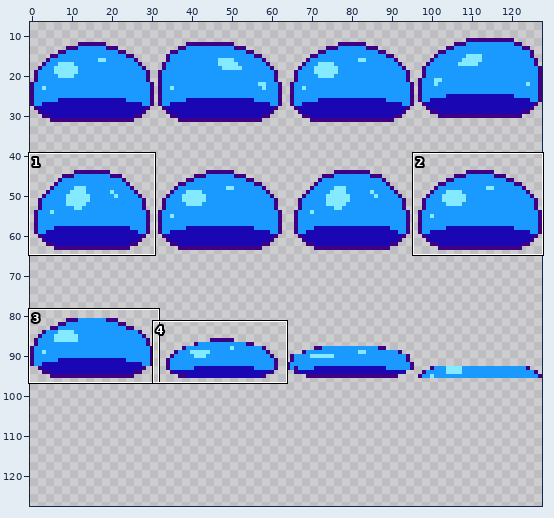
File history of a sprite sheet, Images/slime1.png. Above, an overview of the earlier version with the close-up marked.
Close-up. Before:
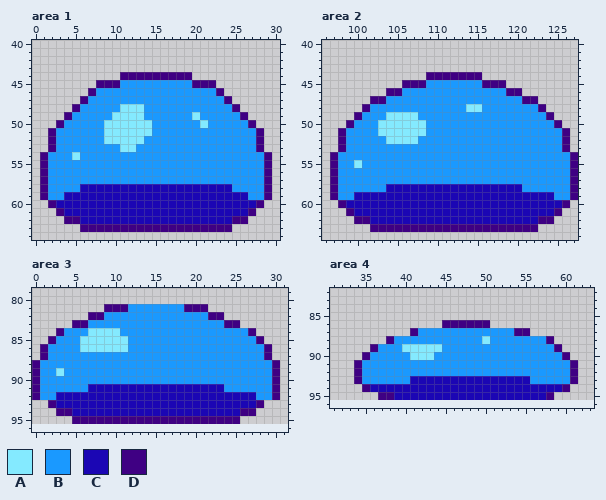
The file is 128x96 pixels. Shown: area 1: x 0..30, y 40..64; area 2: x 96..127, y 40..64; area 3: x 0..31, y 79..96; area 4: x 31..63, y 82..96. The old version is drawn lined up with the new one, on the new canvas. The wide view leaves out empty margins. The commit also changed other parts of the picture, which this record leaves out.
Palette (. is transparent): A #84eaff  B #1a99ff  C #1b06b4  D #3f0083
Pixels before, area 1, first column x 1:
44 ..........DDDDDDDDD..........
45 .......DDDBBBBBBBBBDDD.......
46 ......DBBBBBBBBBBBBBBBD......
47 .....DBBBBBBBBBBBBBBBBBD.....
48 ....DBBBBBAAABBBBBBBBBBBD....
49 ...DBBBBBAAAABBBBBBABBBBBD...
50 ..DBBBBBAAAAAABBBBBBABBBBBD..
51 .DBBBBBBAAAAAABBBBBBBBBBBBBD.
52 .DBBBBBBAAAAABBBBBBBBBBBBBBD.
53 .DBBBBBBBBAABBBBBBBBBBBBBBBD.
54 DBBBABBBBBBBBBBBBBBBBBBBBBBBD
55 DBBBBBBBBBBBBBBBBBBBBBBBBBBBD
56 DBBBBBBBBBBBBBBBBBBBBBBBBBBBD
57 DBBBBBBBBBBBBBBBBBBBBBBBBBBBD
58 DBBBBCCCCCCCCCCCCCCCCCCCBBBBD
59 DBBCCCCCCCCCCCCCCCCCCCCCCCBBD
60 .DCCCCCCCCCCCCCCCCCCCCCCCCCD.
61 ..DCCCCCCCCCCCCCCCCCCCCCCCD..
62 ...DDCCCCCCCCCCCCCCCCCCCDD...
63 .....DDDDDDDDDDDDDDDDDDD.....
Pixels before, area 2, first column x 97:
44 ............DDDDDDD............
45 .........DDDBBBBBBBDDD.........
46 .......DDBBBBBBBBBBBBBDD.......
47 .....DDBBBBBBBBBBBBBBBBBDD.....
48 ....DBBBBBBBBBBBBAABBBBBBBD....
49 ...DBBBAAAABBBBBBBBBBBBBBBBD...
50 ..DBBBAAAAAABBBBBBBBBBBBBBBBD..
51 .DBBBBAAAAAABBBBBBBBBBBBBBBBBD.
52 .DBBBBBAAAABBBBBBBBBBBBBBBBBBD.
53 .DBBBBBBBBBBBBBBBBBBBBBBBBBBBD.
54 DBBBBBBBBBBBBBBBBBBBBBBBBBBBBBD
55 DBBABBBBBBBBBBBBBBBBBBBBBBBBBBD
56 DBBBBBBBBBBBBBBBBBBBBBBBBBBBBBD
57 DBBBBBBBBBBBBBBBBBBBBBBBBBBBBBD
58 DBBBBBBCCCCCCCCCCCCCCCCCBBBBBBD
59 DBBCCCCCCCCCCCCCCCCCCCCCCCCCBBD
60 .DCCCCCCCCCCCCCCCCCCCCCCCCCCCD.
61 ..DCCCCCCCCCCCCCCCCCCCCCCCCCD..
62 ...DDCCCCCCCCCCCCCCCCCCCCCDD...
63 .....DDDDDDDDDDDDDDDDDDDDD.....
Pixels before, area 3, first column x 0:
81 .........DDDBBBBBBBDDD.........
82 .......DDBBBBBBBBBBBBBDD.......
83 .....DDBBBBBBBBBBBBBBBBBDD.....
84 ...DBBBAAAABBBBBBBBBBBBBBBBD...
85 ..DBBBAAAAAABBBBBBBBBBBBBBBBD..
86 .DBBBBAAAAAABBBBBBBBBBBBBBBBBD.
87 .DBBBBBBBBBBBBBBBBBBBBBBBBBBBD.
88 DBBBBBBBBBBBBBBBBBBBBBBBBBBBBBD
89 DBBABBBBBBBBBBBBBBBBBBBBBBBBBBD
90 DBBBBBBBBBBBBBBBBBBBBBBBBBBBBBD
91 DBBBBBBCCCCCCCCCCCCCCCCCBBBBBBD
92 DBBCCCCCCCCCCCCCCCCCCCCCCCCCBBD
93 ..DCCCCCCCCCCCCCCCCCCCCCCCCCD..
94 ...DDCCCCCCCCCCCCCCCCCCCCCDD...
95 .....DDDDDDDDDDDDDDDDDDDDD.....
Pixels before, area 4, first column x 34:
86 ...........DDDDDD...........
87 .......DBBBBBBBBBBBBDD......
88 ....DBBBBBBBBBBBABBBBBBBD...
89 ..DBBBAAAAABBBBBBBBBBBBBBD..
90 .DBBBBBAAABBBBBBBBBBBBBBBBD.
91 DBBBBBBBBBBBBBBBBBBBBBBBBBBD
92 DBBBBBBBBBBBBBBBBBBBBBBBBBBD
93 DBBBBBBCCCCCCCCCCCCCCCBBBBBD
94 .DCCCCCCCCCCCCCCCCCCCCCCCCD.
95 ...DDCCCCCCCCCCCCCCCCCCCD...
The same view after the edit:
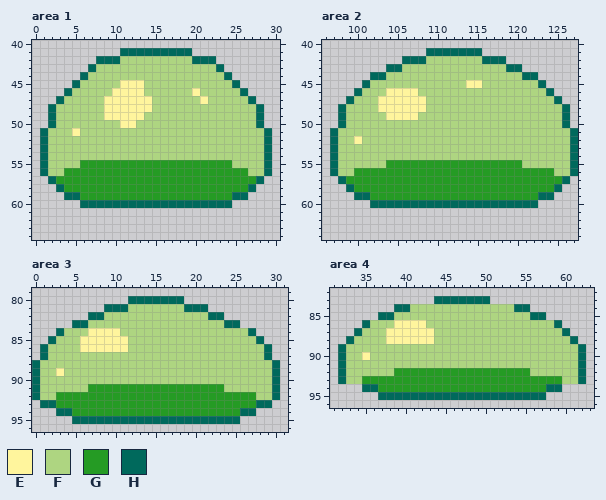
Colours new in this view: E #fff59d  F #aed581  G #259b24  H #00695c
Edits made:
canvas 128x96 -> 128x128
Changed rows in their new state; - is an unchanged pixel.
Area 1:
first column x 1:
41 ----------HHHHHHHHH----------
42 -------HHHFFFFFFFFFHHH-------
43 ------HFFFFFFFFFFFFFFFH------
44 -----HFFFFFFFFFFFFFFFFFH-----
45 ----HFFFFFEEEFFFFFFFFFFFH----
46 ---HFFFFFEEEEFFFFFFEFFFFFH---
47 --HFFFFFEEEEEEFFFFFFEFFFFFH--
48 -HFFFFFFEEEEEEFFFFFFFFFFFFFH-
49 -HFFFFFFEEEEEFFFFFFFFFFFFFFH-
50 -HFFFFFFFFEEFFFFFFFFFFFFFFFH-
51 HFFFEFFFFFFFFFFFFFFFFFFFFFFFH
52 HFFFFFFFFFFFFFFFFFFFFFFFFFFFH
53 HFFFFFFFFFFFFFFFFFFFFFFFFFFFH
54 HFFFFFFFFFFFFFFFFFFFFFFFFFFFH
55 HFFFFGGGGGGGGGGGGGGGGGGGFFFFH
56 HFFGGGGGGGGGGGGGGGGGGGGGGGFFH
57 .HGGGGGGGGGGGGGGGGGGGGGGGGGH.
58 ..HGGGGGGGGGGGGGGGGGGGGGGGH..
59 ...HHGGGGGGGGGGGGGGGGGGGHH...
60 -....HHHHHHHHHHHHHHHHHHH....-
61 --.........................--
62 ---.......................---
63 -----...................-----
Area 2:
first column x 97:
41 ------------HHHHHHH------------
42 ---------HHHFFFFFFFHHH---------
43 -------HHFFFFFFFFFFFFFHH-------
44 -----HHFFFFFFFFFFFFFFFFFHH-----
45 ----HFFFFFFFFFFFFEEFFFFFFFH----
46 ---HFFFEEEEFFFFFFFFFFFFFFFFH---
47 --HFFFEEEEEEFFFFFFFFFFFFFFFFH--
48 -HFFFFEEEEEEFFFFFFFFFFFFFFFFFH-
49 -HFFFFFEEEEFFFFFFFFFFFFFFFFFFH-
50 -HFFFFFFFFFFFFFFFFFFFFFFFFFFFH-
51 HFFFFFFFFFFFFFFFFFFFFFFFFFFFFFH
52 HFFEFFFFFFFFFFFFFFFFFFFFFFFFFFH
53 HFFFFFFFFFFFFFFFFFFFFFFFFFFFFFH
54 HFFFFFFFFFFFFFFFFFFFFFFFFFFFFFH
55 HFFFFFFGGGGGGGGGGGGGGGGGFFFFFFH
56 HFFGGGGGGGGGGGGGGGGGGGGGGGGGFFH
57 .HGGGGGGGGGGGGGGGGGGGGGGGGGGGH.
58 ..HGGGGGGGGGGGGGGGGGGGGGGGGGH..
59 ...HHGGGGGGGGGGGGGGGGGGGGGHH...
60 -....HHHHHHHHHHHHHHHHHHHHH....-
61 --...........................--
62 ---.........................---
63 -----.....................-----
Area 3:
first column x 0:
80 ------------HHHHHHH------------
81 ---------HHHFFFFFFFHHH---------
82 -------HHFFFFFFFFFFFFFHH-------
83 -----HHFFFFFFFFFFFFFFFFFHH-----
84 ---HFFFEEEEFFFFFFFFFFFFFFFFH---
85 --HFFFEEEEEEFFFFFFFFFFFFFFFFH--
86 -HFFFFEEEEEEFFFFFFFFFFFFFFFFFH-
87 -HFFFFFFFFFFFFFFFFFFFFFFFFFFFH-
88 HFFFFFFFFFFFFFFFFFFFFFFFFFFFFFH
89 HFFEFFFFFFFFFFFFFFFFFFFFFFFFFFH
90 HFFFFFFFFFFFFFFFFFFFFFFFFFFFFFH
91 HFFFFFFGGGGGGGGGGGGGGGGGFFFFFFH
92 HFFGGGGGGGGGGGGGGGGGGGGGGGGGFFH
93 -HHGGGGGGGGGGGGGGGGGGGGGGGGGHH-
94 ---HHGGGGGGGGGGGGGGGGGGGGGHH---
95 -----HHHHHHHHHHHHHHHHHHHHH-----
Area 4:
first column x 32:
83 ------------HHHHHHH------------
84 -------HHFFFFFFFFFFFFFHH-------
85 -----HHFFFFFFFFFFFFFFFFFHH-----
86 ---HFFFEEEEFFFFFFFFFFFFFFFFH---
87 --HFFFEEEEEEFFFFFFFFFFFFFFFFH--
88 -HFFFFEEEEEEFFFFFFFFFFFFFFFFFH-
89 HFFFFFFFFFFFFFFFFFFFFFFFFFFFFFH
90 HFFEFFFFFFFFFFFFFFFFFFFFFFFFFFH
91 HFFFFFFFFFFFFFFFFFFFFFFFFFFFFFH
92 HFFFFFFGGGGGGGGGGGGGGGGGFFFFFFH
93 HFFGGGGGGGGGGGGGGGGGGGGGGGGGFFH
94 ---HHGGGGGGGGGGGGGGGGGGGGGHH.--
95 -----HHHHHHHHHHHHHHHHHHHHH.----
Changed places in both close-ups, as pixel boxes (x1, y1, x2, y2):
changed: (40, 48, 272, 232)
changed: (330, 48, 578, 232)
changed: (32, 296, 280, 424)
changed: (338, 296, 586, 400)
